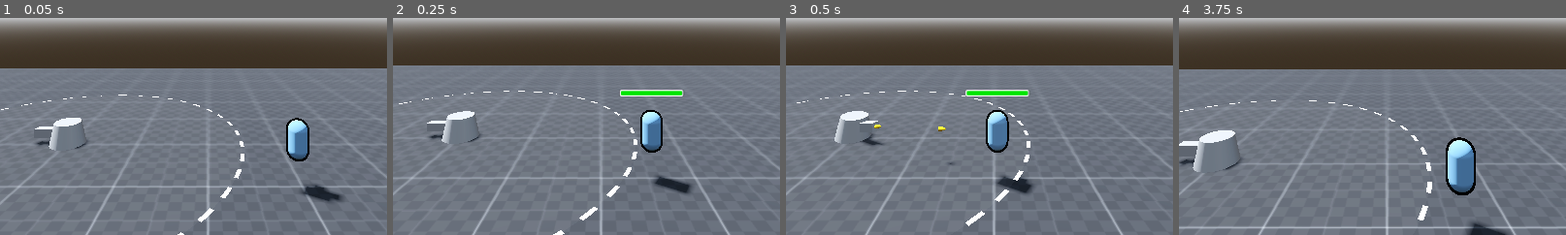
Above: before the commit, frames 1-4 (left to right).
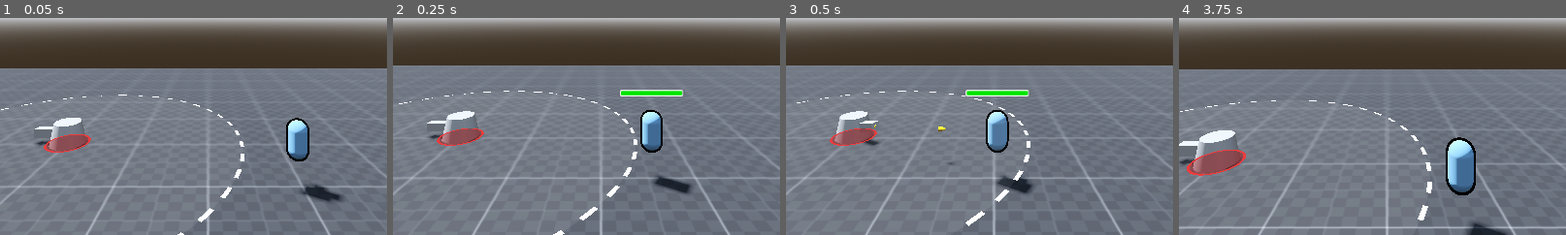
Above: after the commit, the same moments.

Repository: Acux-Dev/tdmonsters
Game: Godot game, scene res://Scenes/Terrain/testTerrain.tscn
Two runs of this game, one before a commit and one after it. Both use one fixed random seed, a clock stepped at 60 frames per second and the inputs below. The project has no main scene, so this scene is started directly.
Inputs (mouse positions are % of the whole screen's width and height, from its top left):
- Up to frame 1 (0.05 s): no input
- Up to frame 2 (0.25 s): no input
- Up to frame 3 (0.5 s): no input
- Up to frame 4 (3.75 s): tap Enter (ui_accept) at 0.5, 0.77, 1.52, 2.75, 3.02 s; move the mouse to (55, 50) at 0.52 s; press the mouse at (55, 50) at 0.53 s; hold W (forward) from 0.53 s (still down); move the mouse to (45, 50) at 1.27 s; release the mouse at (45, 50) at 1.28 s; tap Ctrl (crouch) at 1.35 s; move the mouse to (52, 48) at 2.02 s; hold Alt (free_look) 2.03-2.78 s; move the mouse to (49, 52) at 2.77 s; tap Shift (sprint) at 2.85 s; click (49, 52) at 2.92 s; tap F1 (debug_reset) at 3.5 s; move the mouse to (57, 51) at 3.52 s; tap O at 3.6 s
The pictures show only the part of the screen within x 23-73%, y 50-100%; the shares and areas given below are measured in that part.

The runs differ from the first frame. In frame 1, 0.7% of the frame differs, in the area x 11-24%, y 53-63%; in frame 2, 0.7%; in frame 3, 0.8%; in frame 4, 1.2%, in the area x 2-18%, y 60-73%.

Commit message:
Fix simple tower look at

Diff:
--- a/Scenes/Towers/SimpleTower/simple_tower.gd
+++ b/Scenes/Towers/SimpleTower/simple_tower.gd
@@ -8,9 +8,8 @@
 
 func _process(delta):
 	if is_instance_valid(current_target):
-		# TODO: evitar que $TowerBody rote
-		$TowerBody.look_at(Vector3(current_target.global_position.x, self.global_position.y , current_target.global_position.z))
-		$TowerBody/RotationPoint.look_at(Vector3(current_target.global_position.x, current_target.global_position.y , current_target.global_position.z))
+		$Tower.look_at(Vector3(current_target.global_position.x, 0, current_target.global_position.z))
+		$Tower/TowerBody/RotationPoint.look_at(Vector3(current_target.global_position.x, current_target.global_position.y , current_target.global_position.z))
 		if can_shoot:
 			shoot()
 			can_shoot = false
@@ -21,11 +20,11 @@
 
 func shoot():
 	var temp_bullet = bullet.instantiate()
-	temp_bullet.rotation = Vector3($TowerBody/RotationPoint.rotation.x, $TowerBody.rotation.y, 0)
+	temp_bullet.rotation = Vector3($Tower/TowerBody/RotationPoint.rotation.x, $Tower/TowerBody.rotation.y, 0)
 	temp_bullet.target = current_target
 	temp_bullet.bullet_damage = bullet_damage
 	get_node("BulletContainer").add_child(temp_bullet)
-	temp_bullet.global_position = $TowerBody/RotationPoint/temp_front_look/AimingPoint.global_position
+	temp_bullet.global_position = $Tower/TowerBody/RotationPoint/temp_front_look/AimingPoint.global_position
 
 func choose_target(_current_targets):
 	var temp_array = _current_targets
--- a/Scenes/Towers/SimpleTower/simple_tower.tscn
+++ b/Scenes/Towers/SimpleTower/simple_tower.tscn
@@ -22,6 +22,34 @@
 
 [sub_resource type="StandardMaterial3D" id="StandardMaterial3D_5ute4"]
 
+[sub_resource type="QuadMesh" id="QuadMesh_5ute4"]
+lightmap_size_hint = Vector2i(27, 27)
+material = SubResource("StandardMaterial3D_5ute4")
+size = Vector2(0.6, 0.6)
+orientation = 1
+
+[sub_resource type="ShaderMaterial" id="ShaderMaterial_17og5"]
+render_priority = 0
+shader = ExtResource("2_5ute4")
+shader_parameter/color_inside = Color(0.503906, 0.124008, 0.124008, 1)
+shader_parameter/color_border = Color(0.855469, 0.203842, 0.203842, 1)
+shader_parameter/alpha_inside = 0.5
+shader_parameter/alpha_outside = 0.0
+shader_parameter/diameter = 1.0
+shader_parameter/thickness = 0.05
+shader_parameter/frequency = 0.0
+shader_parameter/rotation_speed = 0.0
+shader_parameter/line_angle = 40.0
+shader_parameter/line_count = 50.0
+shader_parameter/line_speed = 10.0
+shader_parameter/blur = 0.0
+shader_parameter/darken_factor = 0.2
+shader_parameter/patron_inside = true
+
+[sub_resource type="CylinderShape3D" id="CylinderShape3D_5ute4"]
+height = 10.0
+radius = 2.5
+
 [sub_resource type="QuadMesh" id="QuadMesh_17og5"]
 lightmap_size_hint = Vector2i(27, 27)
 material = SubResource("StandardMaterial3D_5ute4")
@@ -33,32 +61,37 @@
 shader = ExtResource("2_5ute4")
 shader_parameter/color_inside = Color(1, 1, 1, 1)
 shader_parameter/color_border = Color(1, 1, 1, 1)
-shader_parameter/alpha_inside = 0.03
+shader_parameter/alpha_inside = 0.05
 shader_parameter/alpha_outside = 0.0
 shader_parameter/diameter = 1.0
 shader_parameter/thickness = 0.01
 shader_parameter/frequency = 40.0
 shader_parameter/rotation_speed = 20.0
-
-[sub_resource type="CylinderShape3D" id="CylinderShape3D_5ute4"]
-height = 10.0
-radius = 2.5
+shader_parameter/line_angle = 20.0
+shader_parameter/line_count = 20.0
+shader_parameter/line_speed = 5.0
+shader_parameter/blur = 0.0
+shader_parameter/darken_factor = 0.5
+shader_parameter/patron_inside = false
 
 [node name="simple_tower" type="StaticBody3D"]
 script = ExtResource("1_keues")
 
-[node name="TowerBody" type="MeshInstance3D" parent="."]
+[node name="Tower" type="Node3D" parent="."]
+
+[node name="TowerBody" type="MeshInstance3D" parent="Tower"]
 transform = Transform3D(0.6, 0, 0, 0, 0.6, 0, 0, 0, 0.6, 0, 0.15, 0)
 mesh = SubResource("CylinderMesh_q6sts")
+skeleton = NodePath("../..")
 
-[node name="RotationPoint" type="Node3D" parent="TowerBody"]
+[node name="RotationPoint" type="Node3D" parent="Tower/TowerBody"]
 
-[node name="temp_front_look" type="MeshInstance3D" parent="TowerBody/RotationPoint"]
+[node name="temp_front_look" type="MeshInstance3D" parent="Tower/TowerBody/RotationPoint"]
 transform = Transform3D(1, 0, 0, 0, 1, 0, 0, 0, 1, 0, 0, -0.5)
 mesh = SubResource("BoxMesh_j4q3w")
 skeleton = NodePath("../..")
 
-[node name="AimingPoint" type="Marker3D" parent="TowerBody/RotationPoint/temp_front_look"]
+[node name="AimingPoint" type="Marker3D" parent="Tower/TowerBody/RotationPoint/temp_front_look"]
 transform = Transform3D(1, 0, 0, 0, 1, 0, 0, 0, 1, 0, 0, -0.25)
 
 [node name="TowerCollision" type="CollisionShape3D" parent="."]
@@ -82,21 +115,26 @@
 target_position = Vector3(0, -0.05, 0)
 
 [node name="TowerArea" type="Area3D" parent="."]
-visible = false
 
 [node name="TowerAreaCollision" type="CollisionShape3D" parent="TowerArea"]
 shape = SubResource("CylinderShape3D_3b7yq")
 
-[node name="TowerRangeCircle" type="MeshInstance3D" parent="."]
-transform = Transform3D(1, 0, 0, 0, 1, 0, 0, 0, 1, 0, 0.001, 0)
-mesh = SubResource("QuadMesh_17og5")
-surface_material_override/0 = SubResource("ShaderMaterial_5ute4")
+[node name="TowerRangeCircle" type="MeshInstance3D" parent="TowerArea"]
+transform = Transform3D(1, 0, 0, 0, 1, 0, 0, 0, 1, 0, 0.002, 0)
+mesh = SubResource("QuadMesh_5ute4")
+skeleton = NodePath("../..")
+surface_material_override/0 = SubResource("ShaderMaterial_17og5")
 
 [node name="TowerRange" type="Area3D" parent="."]
-visible = false
 
 [node name="RangeShape" type="CollisionShape3D" parent="TowerRange"]
 shape = SubResource("CylinderShape3D_5ute4")
+
+[node name="TowerRangeCircle" type="MeshInstance3D" parent="TowerRange"]
+transform = Transform3D(1, 0, 0, 0, 1, 0, 0, 0, 1, 0, 0.001, 0)
+mesh = SubResource("QuadMesh_17og5")
+skeleton = NodePath("../..")
+surface_material_override/0 = SubResource("ShaderMaterial_5ute4")
 
 [node name="BulletContainer" type="Node" parent="."]
 
Not shown: 1 places in Scenes/Towers/SimpleTower/simple_tower.tscn that only renumber resources
